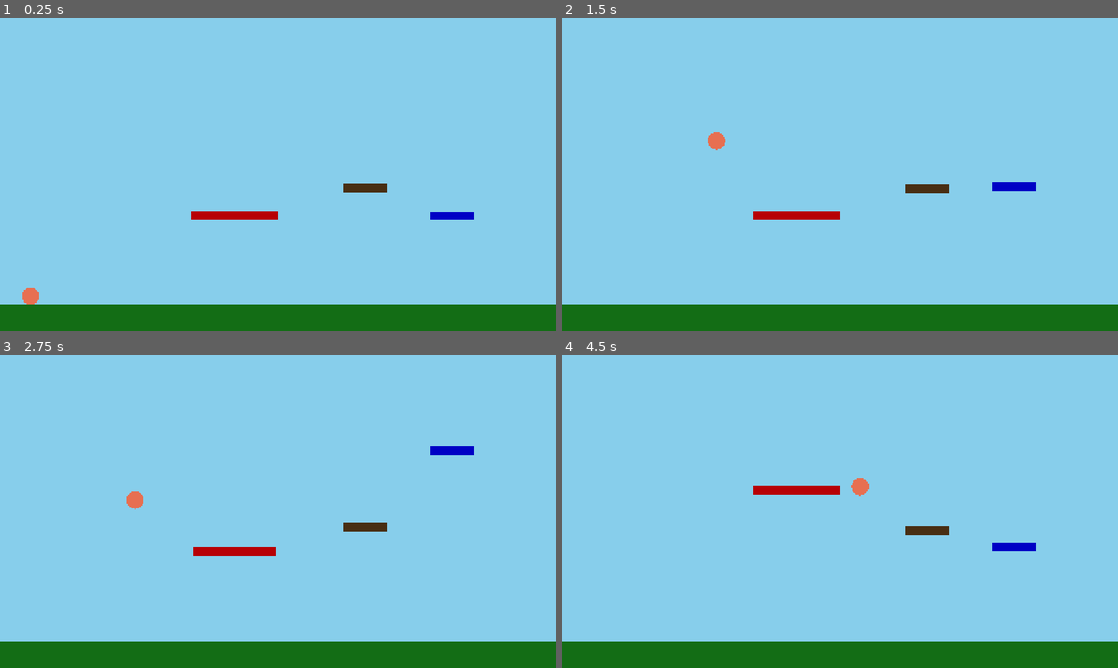
Above: before the commit, frames 1-4 (two rows, left to right).
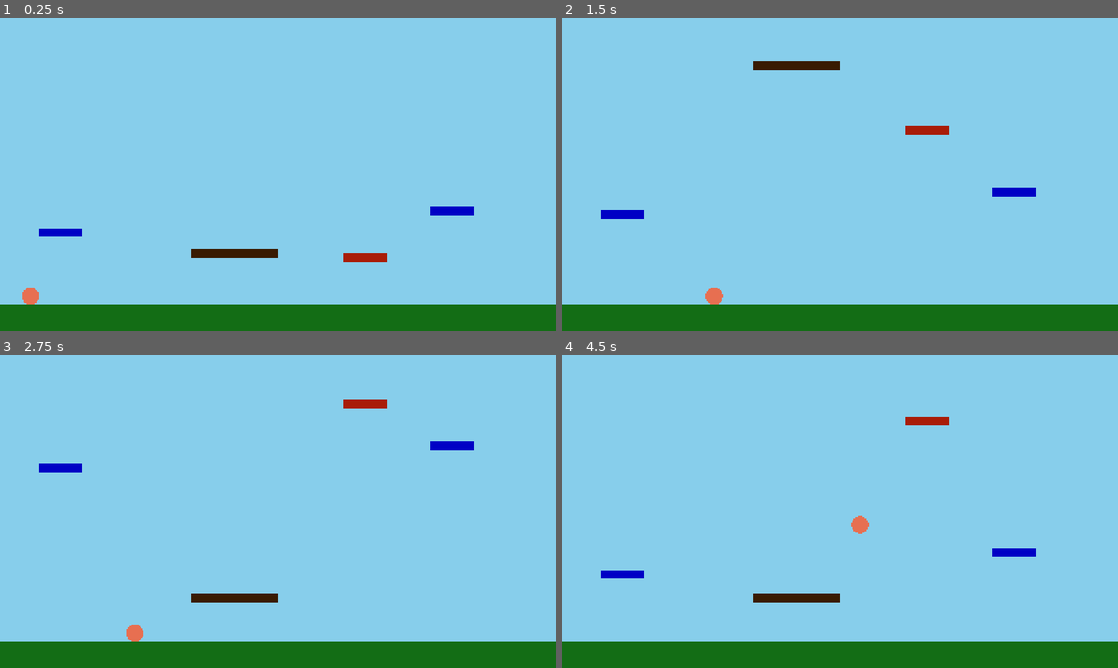
Above: after the commit, the same moments.

Repository: tjrink/WindPrototype
Game: Godot game, scene res://main_scene.tscn
The game is run twice, just before and just after one commit, with the same random seed, the same clock (stepped at 60 frames per second) and the same inputs.
Inputs:
- Up to frame 1 (0.25 s): no input
- Up to frame 2 (1.5 s): tap Enter (ui_accept) at 0.5, 0.77 s; hold Right (ui_right) from 0.53 s (still down)
- Up to frame 3 (2.75 s): tap Enter (ui_accept) at 1.52 s; release Right (ui_right) at 2.03 s; hold Left (ui_left) from 2.03 s (still down)
- Up to frame 4 (4.5 s): release Left (ui_left) at 2.78 s; hold Right (ui_right) 2.78-4.28 s; tap Enter (ui_accept) at 3.02, 3.77 s; hold Left (ui_left) from 4.28 s (still down)

The runs differ from the first frame. In frame 1, 1.8% of the frame differs, in the area x 7-86%, y 52-78%; in frame 2, 2.1%, in the area x 7-86%, y 13-92%; in frame 3, 2.1%; in frame 4, 2.1%.

Commit message:
Made attribute changes to platform classes.

Diff:
--- a/PlatformClasses/BrownPlatform.tres
+++ b/PlatformClasses/BrownPlatform.tres
@@ -6,7 +6,7 @@
 script = ExtResource("1_1e4gy")
 width = 200.0
 height = 20.0
-amplitude = 100.0
-speed = 5.0
-platform_color = Color(0.71906465, 0, 0.019933542, 1)
+amplitude = 300.0
+speed = 3.0
+platform_color = Color(0.22361153, 0.1054259, 0.010448151, 1)
 metadata/_custom_type_script = "uid://fakd8iwkqqmo"
--- a/PlatformClasses/RedPlatform.tres
+++ b/PlatformClasses/RedPlatform.tres
@@ -6,7 +6,7 @@
 script = ExtResource("1_3dc7t")
 width = 100.0
 height = 20.0
-amplitude = 50.0
-speed = 10.0
-platform_color = Color(0.28212023, 0.17997113, 0.07479023, 1)
+amplitude = 250.0
+speed = 4.0
+platform_color = Color(0.66086286, 0.11206842, 0.030796269, 1)
 metadata/_custom_type_script = "uid://fakd8iwkqqmo"
--- a/platform.gd
+++ b/platform.gd
@@ -1,4 +1,4 @@
-extends StaticBody2D
+extends AnimatableBody2D
 
 # Exported variables that can be set by spawning script
 
@@ -40,6 +40,7 @@
 	# Set the maximum size based on the initial width set by the spawner
 	max_width = platform_width
 	_setup_initial_shapes()
+	sync_to_physics = true
 
 
 # Creates the necessary shapes with initial values
--- a/platform.tscn
+++ b/platform.tscn
@@ -8,7 +8,7 @@
 [sub_resource type="RectangleShape2D" id="RectangleShape2D_s8bxr"]
 size = Vector2(40, 40)
 
-[node name="Platform" type="StaticBody2D"]
+[node name="Platform" type="AnimatableBody2D"]
 script = ExtResource("1_mi635")
 
 [node name="PlatformRect" type="ColorRect" parent="."]
--- a/platform_spawner.gd
+++ b/platform_spawner.gd
@@ -46,6 +46,11 @@
 		"y": 0
 	},
 	{
+		"profile_path":  "res://PlatformClasses/BluePlatform.tres",
+		"x": -500,
+		"y": 50
+	},
+	{
 		"profile_path": "res://PlatformClasses/RedPlatform.tres",
 		"x": 200,
 		"y": 0
